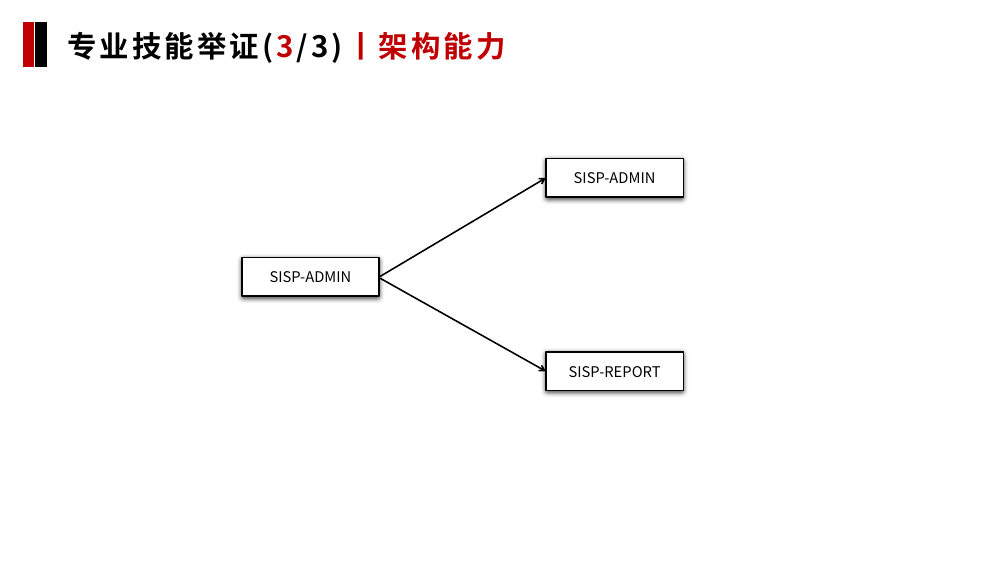
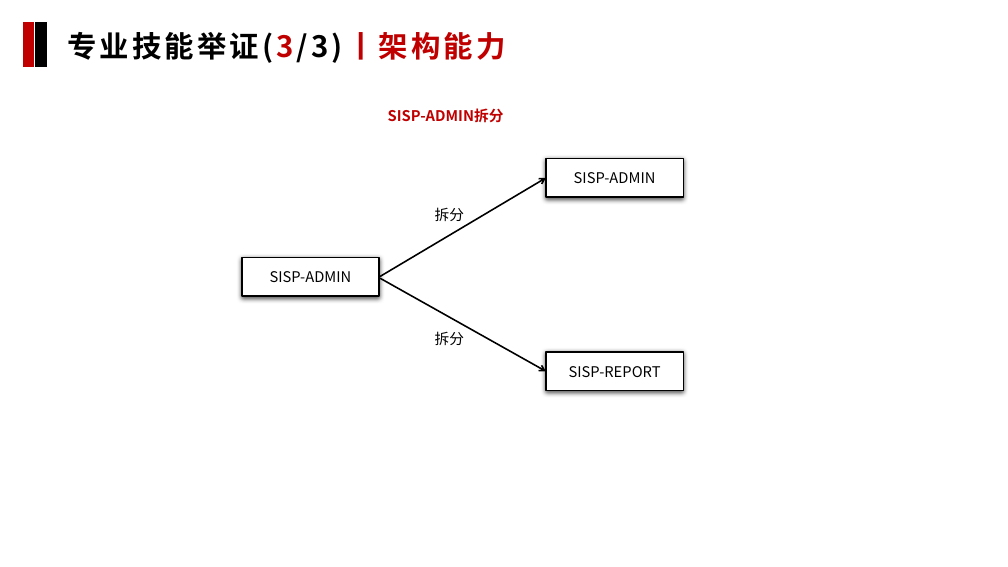
Before and after one commit to johoka/my, a slide deck: slide 11 of 科技专业能力举证模板（后端开发工程师-徐保华-8级）V1.3.pptx (slide 12 before the commit). Drawn at 1008x567 pixels with LibreOffice and Linux fonts; fonts in the diff are those of the drawing. Boxes give left, top, right and bottom in pixels: in the first picture for what was removed or moved away, otherwise in the second. Text is boxed around its words. In the diff, an @@ line names an element or a change of style, - is before the commit and + after.

```diff
--- a/科技专业能力举证模板（后端开发工程师-徐保华-8级）V1.3.pptx
+++ b/科技专业能力举证模板（后端开发工程师-徐保华-8级）V1.3.pptx
@@ text added at [388,108,504,123], 14 pt, text #C00000, bold @@
+SISP-ADMIN拆分
@@ text added at [435,207,464,221], 14 pt, text #000000 @@
+拆分
@@ text added at [435,331,464,345], 14 pt, text #000000 @@
+拆分
```
Also in this commit, not shown: 3 other slides changed, 1 slide removed.
